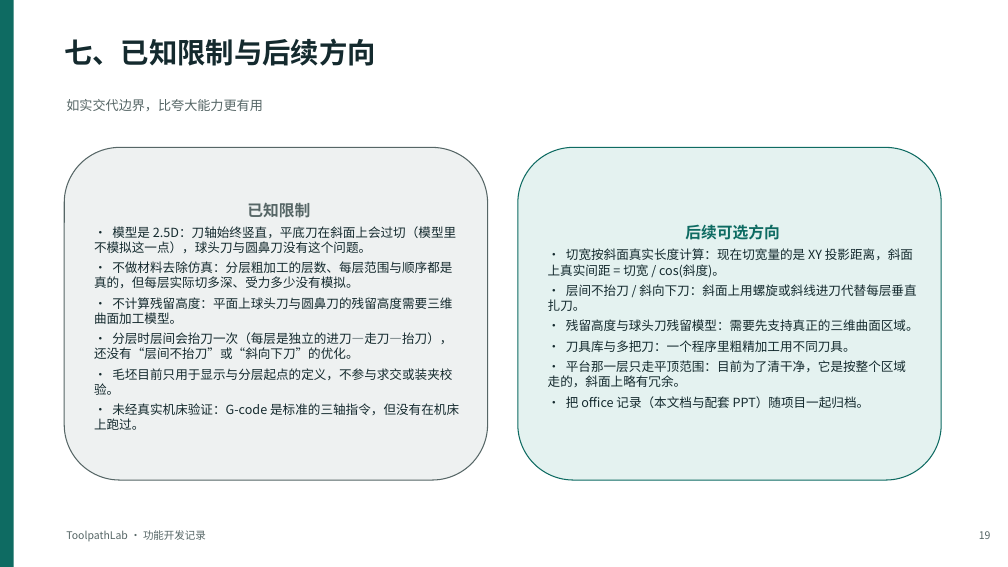
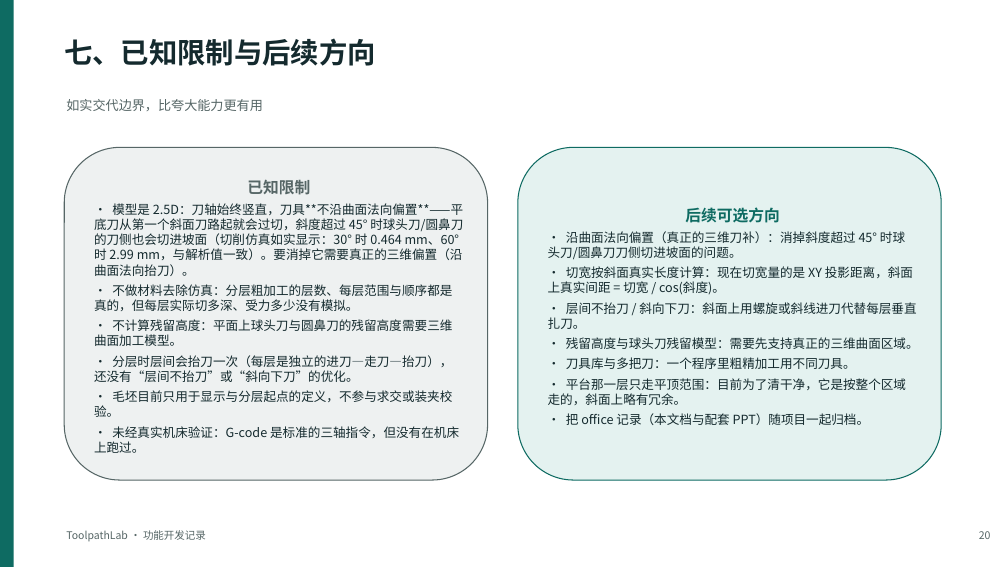
Before and after one commit to large-su/toolpath-lab, a slide deck: slide 20 of ToolpathLab-开发过程与功能介绍.pptx (slide 19 before the commit). Drawn at 1008x567 pixels with LibreOffice and Linux fonts; fonts in the diff are those of the drawing. Boxes give left, top, right and bottom in pixels: in the first picture for what was removed or moved away, otherwise in the second. Text is boxed around its words. In the diff, an @@ line names an element or a change of style, - is before the commit and + after.

Commit message:
feat(view): 切削仿真——动画里毛坯随刀具消失，走完剩下区域形状
- web/js/stock.js：2.5D 高度场（Z-map）仿真。网格铺满毛坯投影，每个节点记当前顶面高度
  （初始＝毛坯顶面）；刀具沿时间轴推进时，把刀盘范围内的节点压到**刀面**在该半径处的高度
  （平底刀整个盘面等高、圆鼻刀先平后圆角、球头刀是球面）。快移不切料；回拖进度条从头重放
  （高度只会变矮，重放很便宜）；只在真的削到料时才更新顶点，所以连杆不动时没有额外开销。
- web/js/blank.js：毛坯外形从 viewport 拆出来（blankSize / 轮廓 / 未切削实体），
  仿真与显示共用同一份尺寸，保证"界面上的那块料"和"被削的那块料"永远是同一块。
- viewport：setBlank 在拿到时间轴时改为"未切削毛坯的棱线 + 可切削实体"，
  setPlayhead 顺带推进仿真；停止/回拖到 0 自动回到未切削毛坯。
- 前端几何自检 13 → 26 项：刀面高度（平底/圆鼻/球头）、单刀切削范围、
  整块区域铣完内部 3136/3136 个节点全部到加工面、残留只出现在刀具够不到的边界带、
  快移不切料、回拖重放、圆形毛坯掩膜、顶点随高度场更新。
- 用真实刀路离线核对（方形 D6 平底刀切宽 4；30°/60° 斜坡 D6 球头刀分层 5 mm + 精加工）：
  方形走完剩下方形区域；30° 斜坡残留高度 0.060 mm，与理论值 R−√(R²−(切宽/2)²) 一致；
  60° 时刀侧切入 2.99 mm，同样与解析值 max(r·tan60 − (3 − √(9−r²))) 一致。
- 顺带纠正一处说法：刀轴竖直的 2.5D 模型**不沿曲面法向偏置**，斜度超过 45° 时球头刀/圆鼻刀
  的刀侧也会切进坡面（平底刀从第一个斜面刀路起就过切）。README、architecture、CHANGELOG 与
  文档内容源都已更正，并把"沿曲面法向偏置"列进后续方向。
- 文档按内容源流水线重建：Word 11 页（新增 3.10 切削仿真，界面顺延为 3.11）、PPT 21 页
  （新增切削仿真一页），结构检查与输出自检均 pass。

```diff
--- a/ToolpathLab-开发过程与功能介绍.pptx
+++ b/ToolpathLab-开发过程与功能介绍.pptx
@@ text in rounded rectangle at <box>94,203,463,276</box>: text changed @@
-· 模型是 2.5D：刀轴始终竖直，平底刀在斜面上会过切（模型里不模拟这一点），球头刀与圆鼻刀没有这个问题。
+· 模型是 2.5D：刀轴始终竖直，刀具**不沿曲面法向偏置**——平底刀从第一个斜面刀路起就会过切，斜度超过 45° 时球头刀/圆鼻刀的刀侧也会切进坡面（切削仿真如实显示：30° 时 0.464 mm、60° 时 2.99 mm，与解析值一致）。要消掉它需要真正的三维偏置（沿曲面法向抬刀）。
@@ text in rounded rectangle at <box>548,231,905,259</box>: paragraph added @@
+· 沿曲面法向偏置（真正的三维刀补）：消掉斜度超过 45° 时球头刀/圆鼻刀刀侧切进坡面的问题。
@@ text at <box>979,531,991,539</box>: text changed @@
-19
+20
```
Also in this commit, not shown: 5 other slides changed, 1 slide added, 10 other files.
